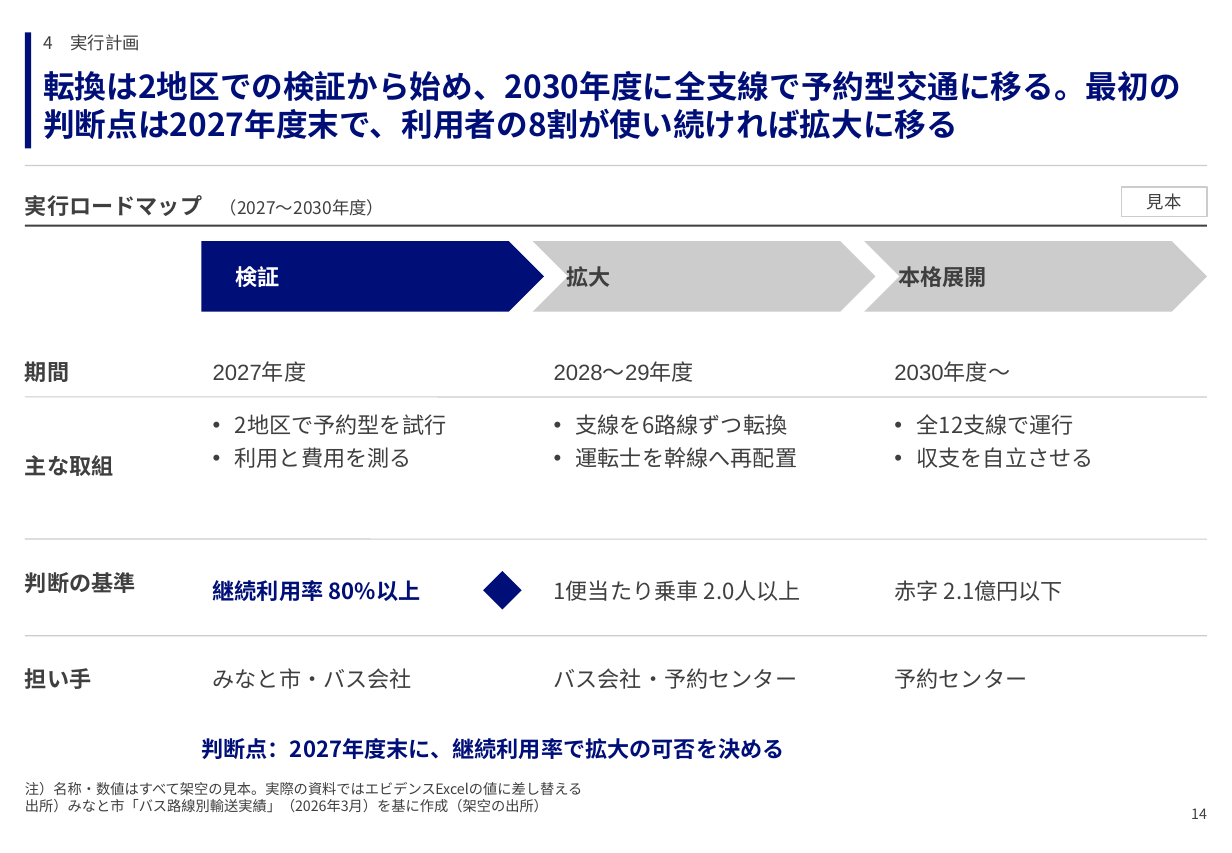
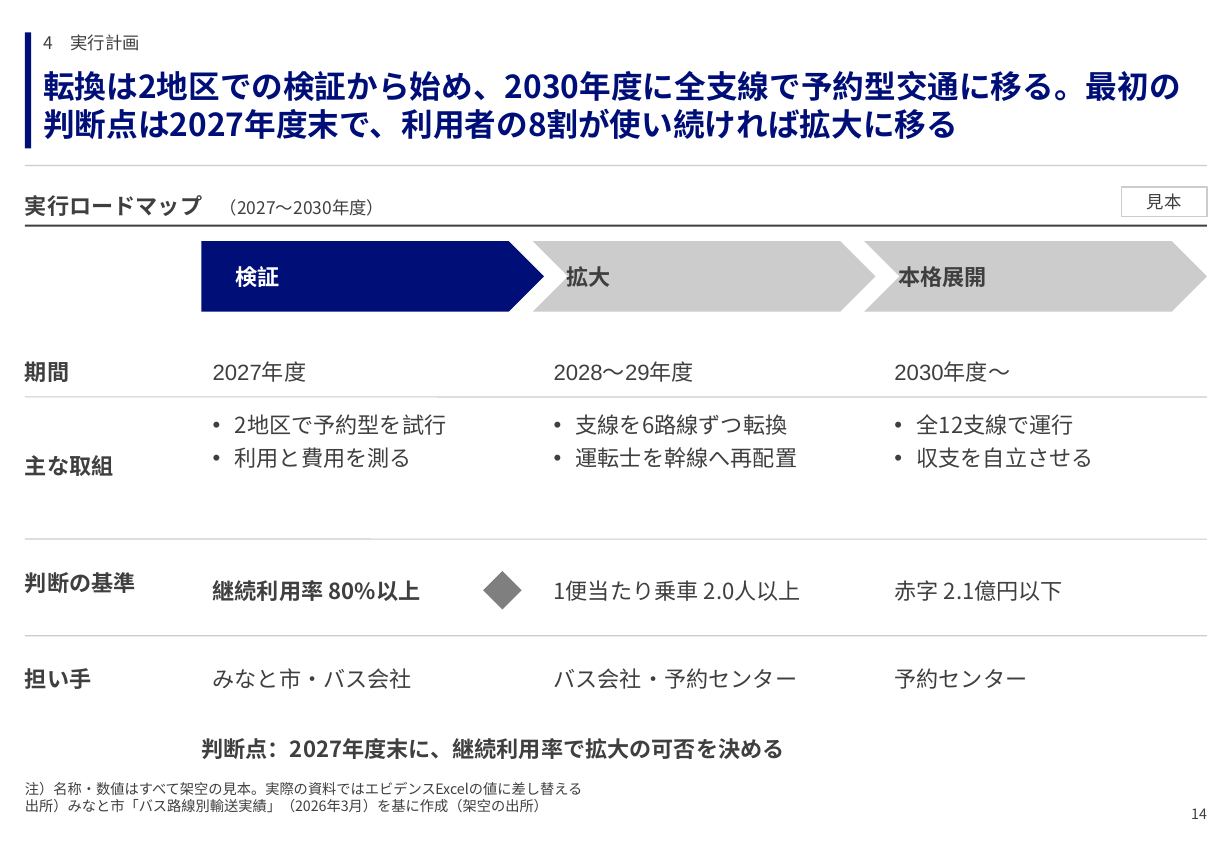
Before and after one commit to GontaHH/slide_builder, a slide deck: slide 14 of patterns/pattern-deck.pptx. Drawn at 1232x853 pixels with LibreOffice and Linux fonts; fonts in the diff are those of the drawing. Boxes give left, top, right and bottom in pixels: in the first picture for what was removed or moved away, otherwise in the second. Text is boxed around its words. In the diff, an @@ line names an element or a change of style, - is before the commit and + after.

```diff
--- a/patterns/pattern-deck.pptx
+++ b/patterns/pattern-deck.pptx
@@ text "継続利用率 80%以上" at [213,580,421,601]: text colour #000F78 to #3F3F3F @@
@@ diamond at [483,571,522,610]: fill #000F78 to #7F7F7F @@
@@ text "判断点：2027年度末に、継続利用率で拡大の可否を決める" at [201,738,784,759]: text colour #000F78 to #3F3F3F @@
```
Also in this commit, not shown: 66 other slides changed, 7 other files.
